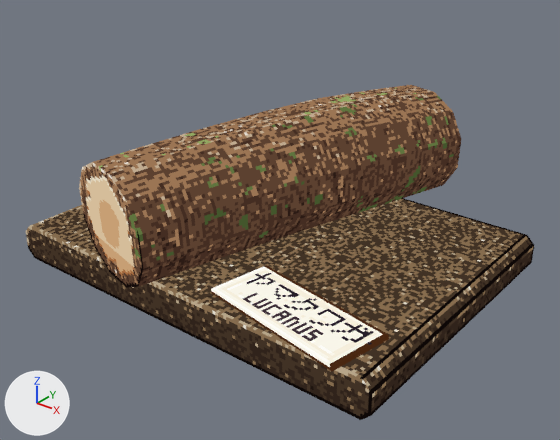
Before and after pictures for a commit that changed the glTF model public/models/lowpix/figures/konchu/miyama.glb.
Rendered twice from a camera (50 mm lens) standing at (35.6, -43.9, 31.3) and looking at (1.3, -1.1, 4.7). Every picture has the same lights, and +X, +Y and +Z are marked at lower left. The older version comes first. Where no turn or scale is listed for an object, it has been applied to the vertices.

Objects in the first picture: 'base', 'label', 'log'.
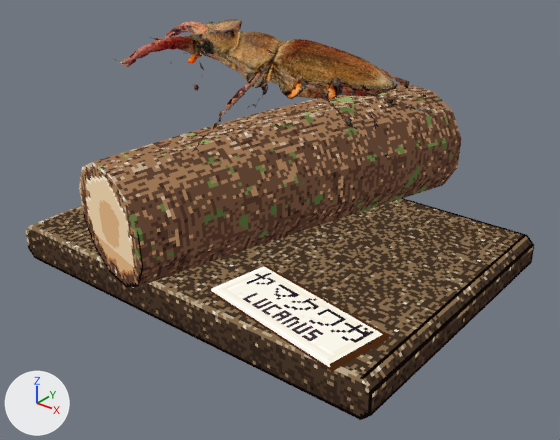
What differs and where, as boxes [x1, y1, x2, y2] in the pictures (560 x 440 px):
'mesh', added (brown)
    after: [112, 19, 448, 156]

Patch to the scene script:
```diff
--- a/public/models/lowpix/figures/konchu/miyama.glb.py
+++ b/public/models/lowpix/figures/konchu/miyama.glb.py
@@ img_atlas_001 @@
+img_atlas_001 = load_image('atlas.001', '_unpacked/atlas.001', 512, 512, 'sRGB')
@@ mat_pixel_card @@
+mat_pixel_card = bpy.data.materials.new('pixel_card')
+# uses the picture img_atlas_001
@@ me_mesh @@
+me_mesh.from_pydata(...)  # 2030 vertices, 3999 faces; spans x -12.1..11.5, y -8.8..7.6, z -4.3..4.3
+me_mesh.materials.append(mat_pixel_card)
@@ ob_mesh @@
+ob_mesh = bpy.data.objects.new('mesh', me_mesh)
+ob_mesh.location = (1.0, 0.0, 15.27)
```
